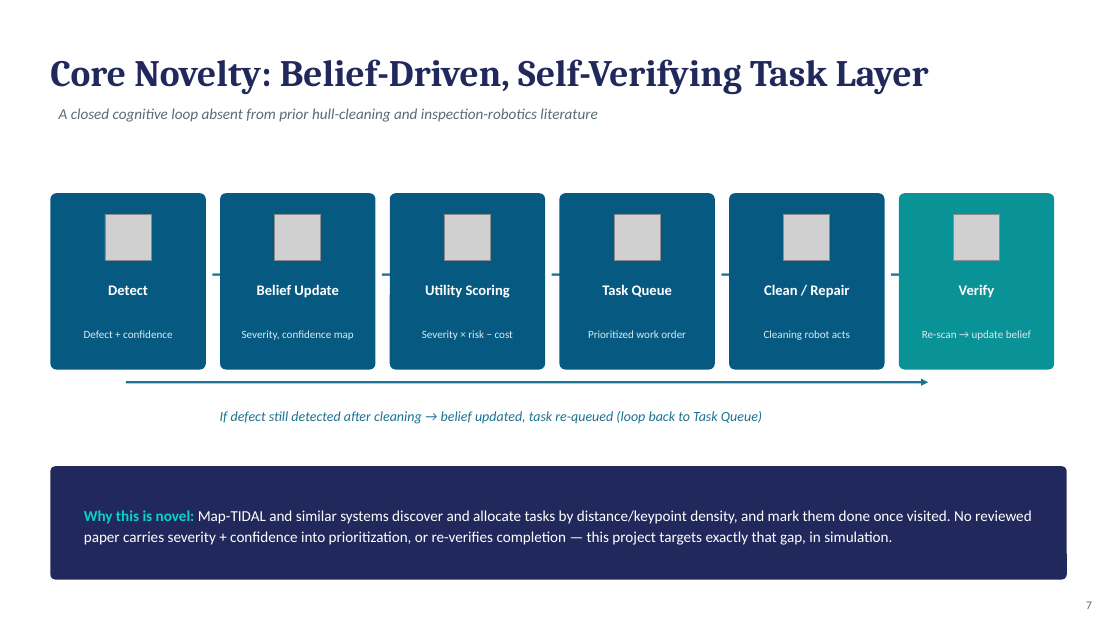
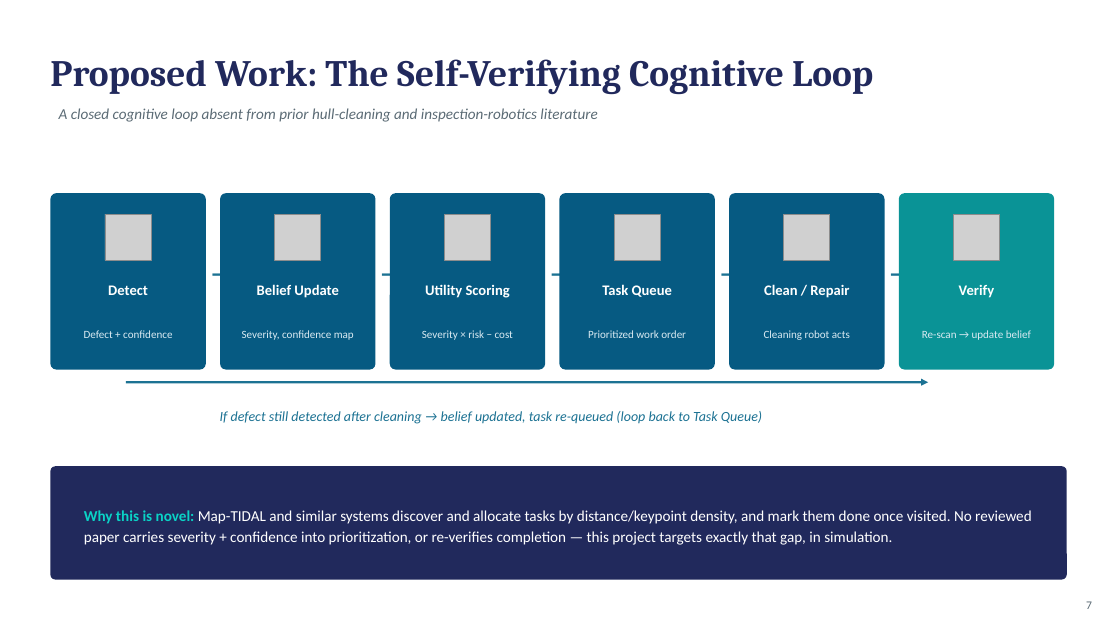
Before and after one commit to Pritish3110/HullSentinal, a slide deck: slide 7 of docs/Hull_Cleaning_Cognitive_Project.pptx. Drawn at 1120x630 pixels with LibreOffice and Linux fonts; fonts in the diff are those of the drawing; grey boxes stand for pictures. Boxes give left, top, right and bottom in pixels: in the first picture for what was removed or moved away, otherwise in the second. Text is boxed around its words. In the diff, an @@ line names an element or a change of style, - is before the commit and + after.

```diff
--- a/docs/Hull_Cleaning_Cognitive_Project.pptx
+++ b/docs/Hull_Cleaning_Cognitive_Project.pptx
@@ text at (x1=50, y1=59, x2=873, y2=95): text changed @@
-Core Novelty: Belief-Driven, Self-Verifying Task Layer
+Proposed Work: The Self-Verifying Cognitive Loop
```
Also in this commit, not shown: 8 other slides changed, 7 slides added, 12 other files.
